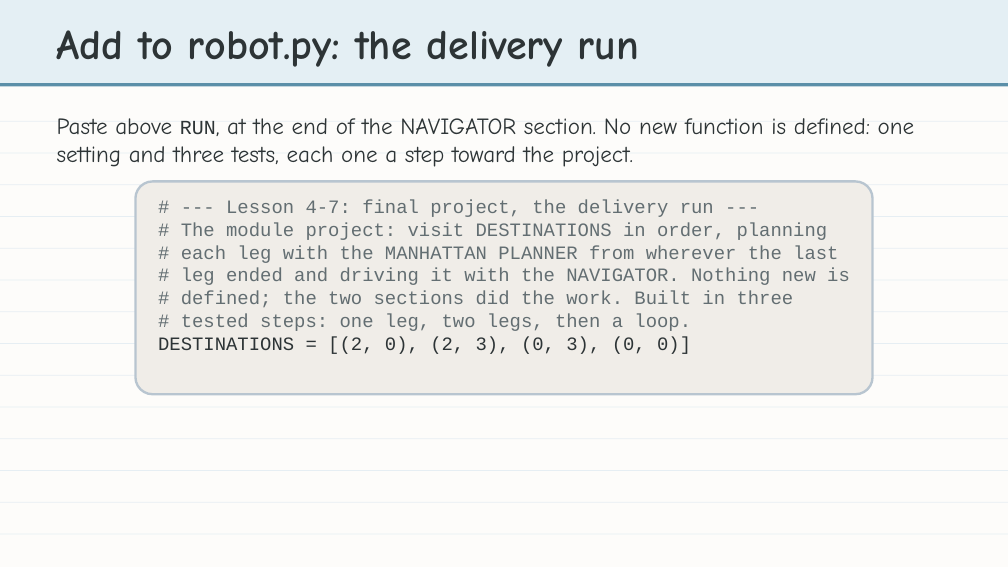
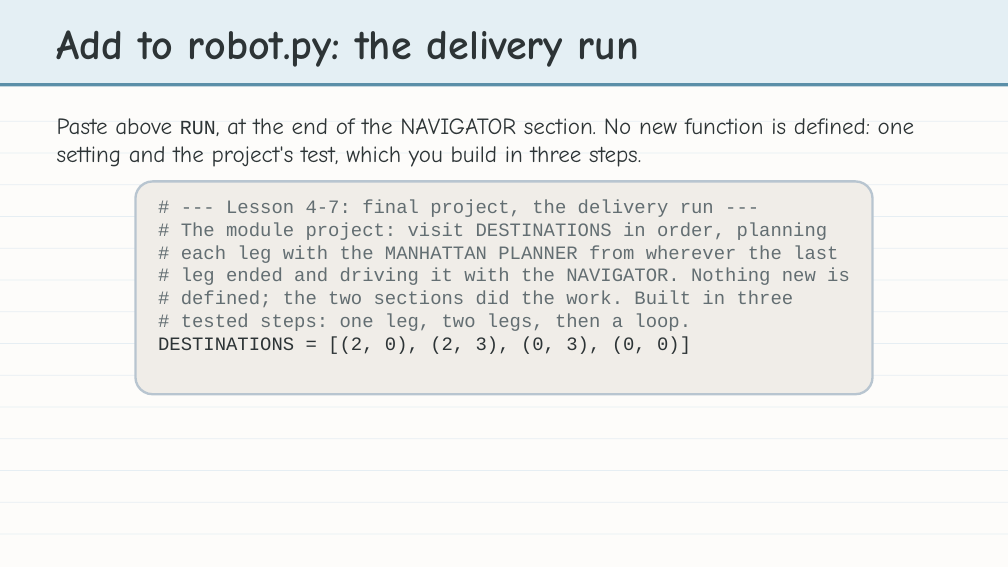
Before and after one commit to bradamiller/LearningPython, a slide deck: slide 6 of static/slides/module-04-manhattan/module-4-lesson-07-final-project.pptx. Drawn at 1008x567 pixels with LibreOffice and Linux fonts; fonts in the diff are those of the drawing. Boxes give left, top, right and bottom in pixels: in the first picture for what was removed or moved away, otherwise in the second. Text is boxed around its words. In the diff, an @@ line names an element or a change of style, - is before the commit and + after.

```diff
--- a/static/slides/module-04-manhattan/module-4-lesson-07-final-project.pptx
+++ b/static/slides/module-04-manhattan/module-4-lesson-07-final-project.pptx
@@ text at (57, 118, 915, 167): text changed @@
-Paste above RUN, at the end of the NAVIGATOR section. No new function is defined: one setting and three tests, each one a step toward the project.
+Paste above RUN, at the end of the NAVIGATOR section. No new function is defined: one setting and the project's test, which you build in three steps.
```
Also in this commit, not shown: 1 other slide changed, 1 slide removed, 36 other files.
